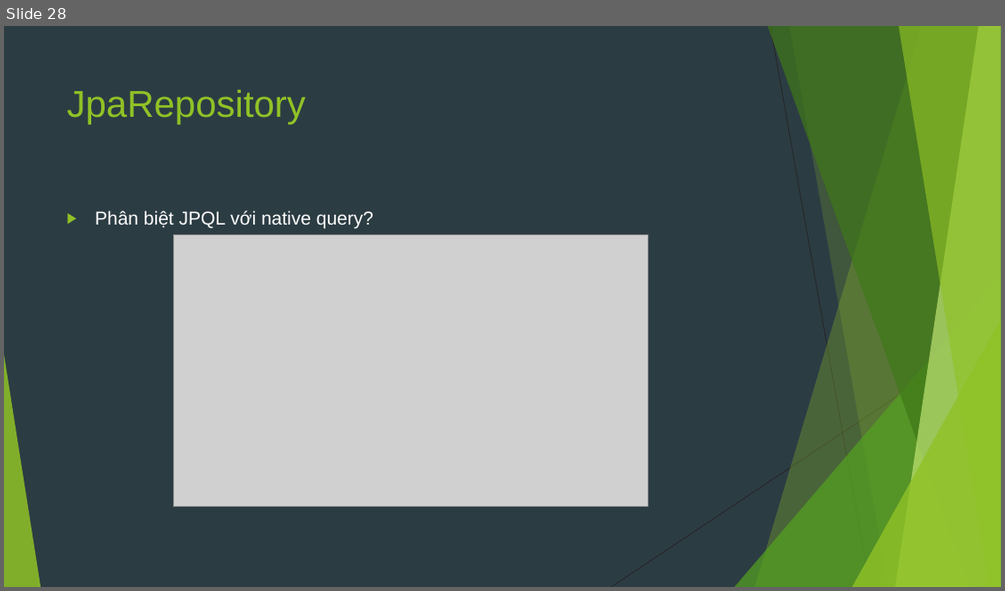
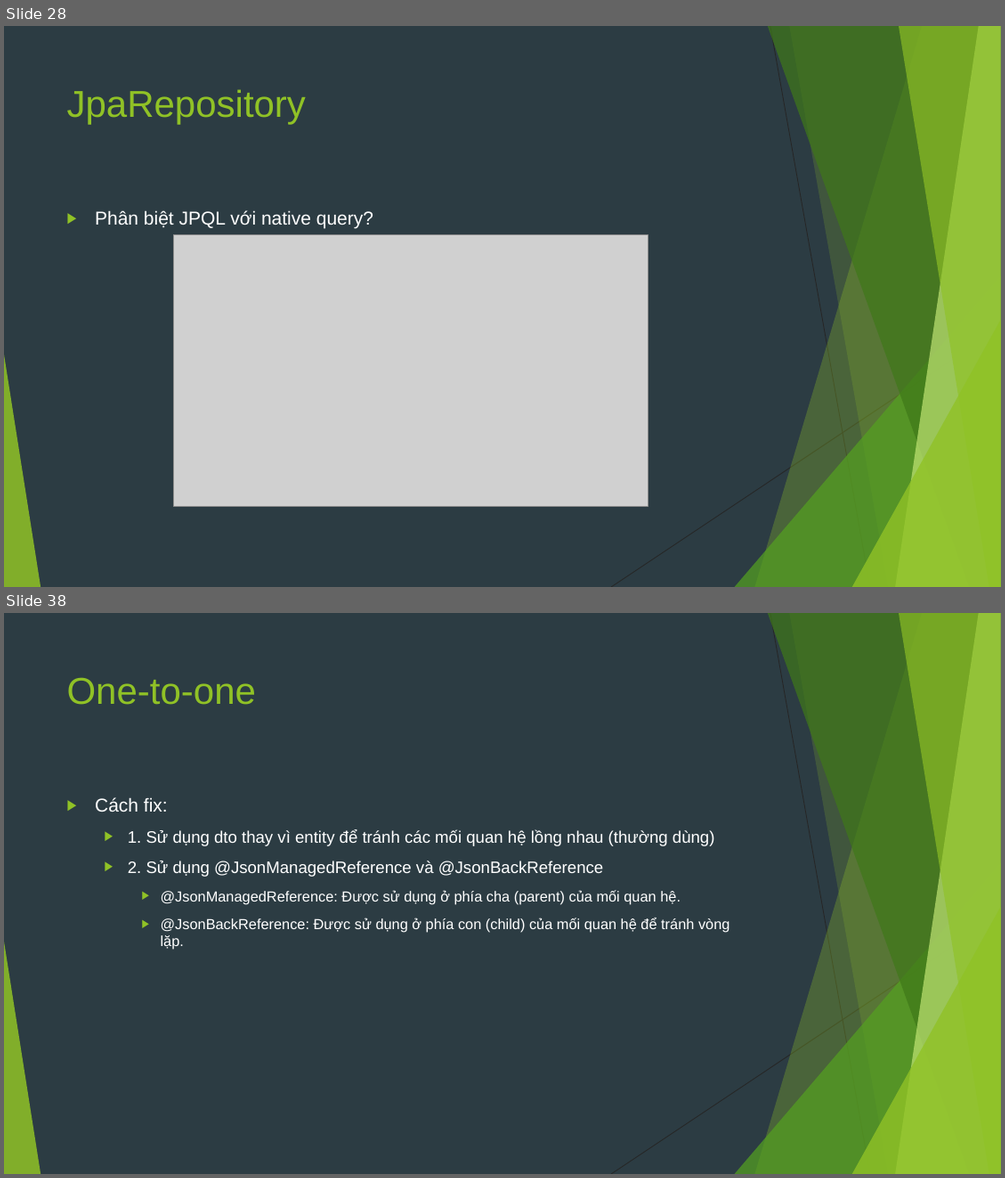
Before and after one commit to sobbingwind/SpringBoot, a slide deck: 07.Spring Data JPA.pptx. Shown one above the other, each under a label of ours: slide 28 before the commit, slides 28 and 38 after it; the slides between them are not shown. The pictures are 1005x591 and 1005x1178 pixels, drawn with LibreOffice and Linux fonts; fonts in the diff are those of the drawing; grey boxes stand for pictures. Boxes give left, top, right and bottom in pixels: in the first picture for what was removed or moved away, otherwise in the second. Text is boxed around its words. In the diff, an @@ line names an element or a change of style, - is before the commit and + after.

```diff
--- a/07.Spring Data JPA.pptx
+++ b/07.Spring Data JPA.pptx
@@ slide 38 added at box(4, 613, 1001, 1174), background #2C3C43; not listed: 10 template elements that a slide beside it also shows @@
@@ title added at box(67, 678, 256, 705), 36 pt, text #90C226 @@
+One-to-one
@@ text added at box(95, 797, 729, 949), 14 pt, text #FFFFFF @@
+▶ Cách fix:
+  ▶ 1. Sử dụng dto thay vì entity để tránh các mối quan hệ lồng nhau (thường dùng)
+  ▶ 2. Sử dụng @JsonManagedReference và @JsonBackReference
+    ▶ @JsonManagedReference: Được sử dụng ở phía cha (parent) của mối quan hệ.
+    ▶ @JsonBackReference: Được sử dụng ở phía con (child) của mối quan hệ để tránh vòng lặp.
```
Also in this commit, not shown: 1 slide changed, 8 other slides added.
